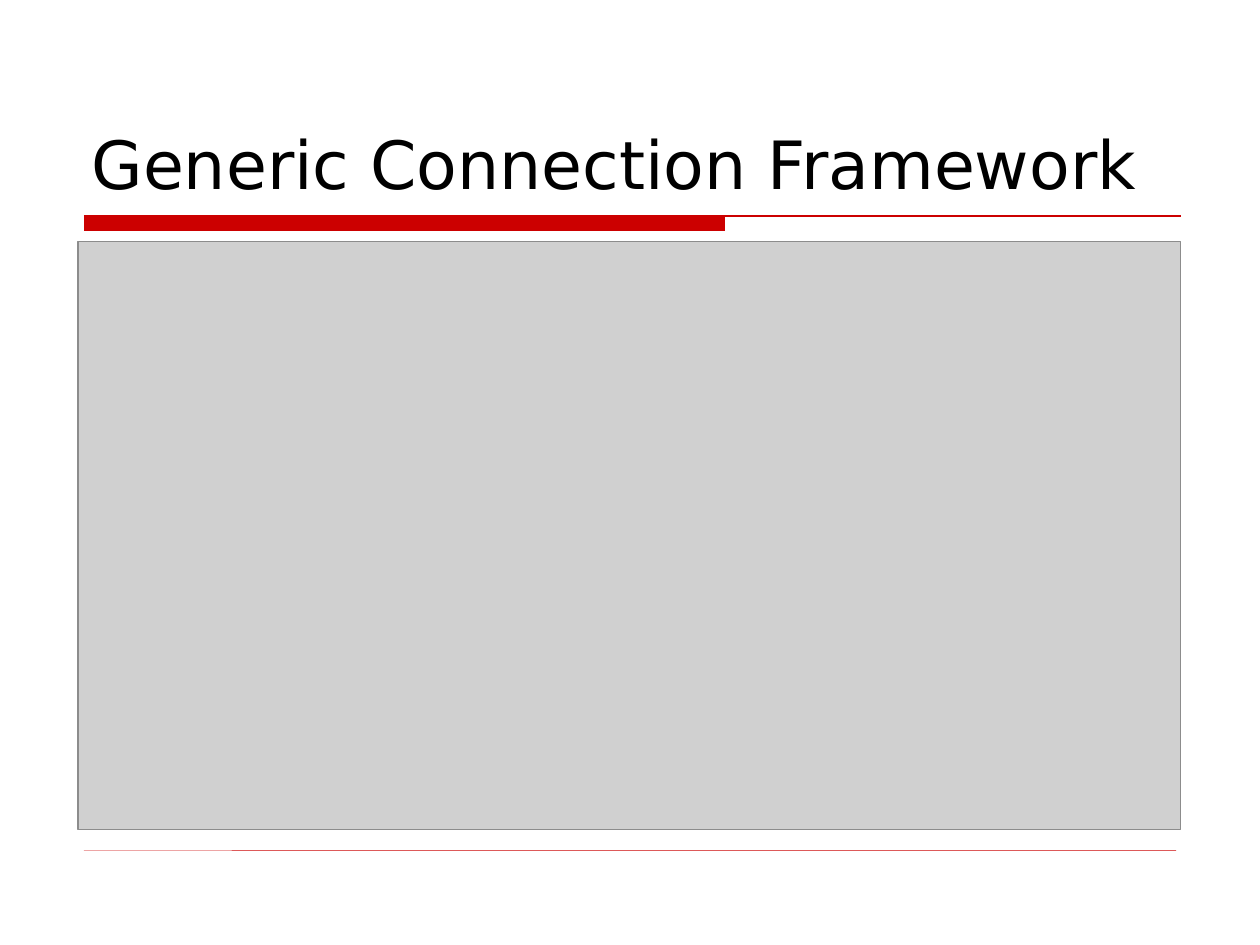
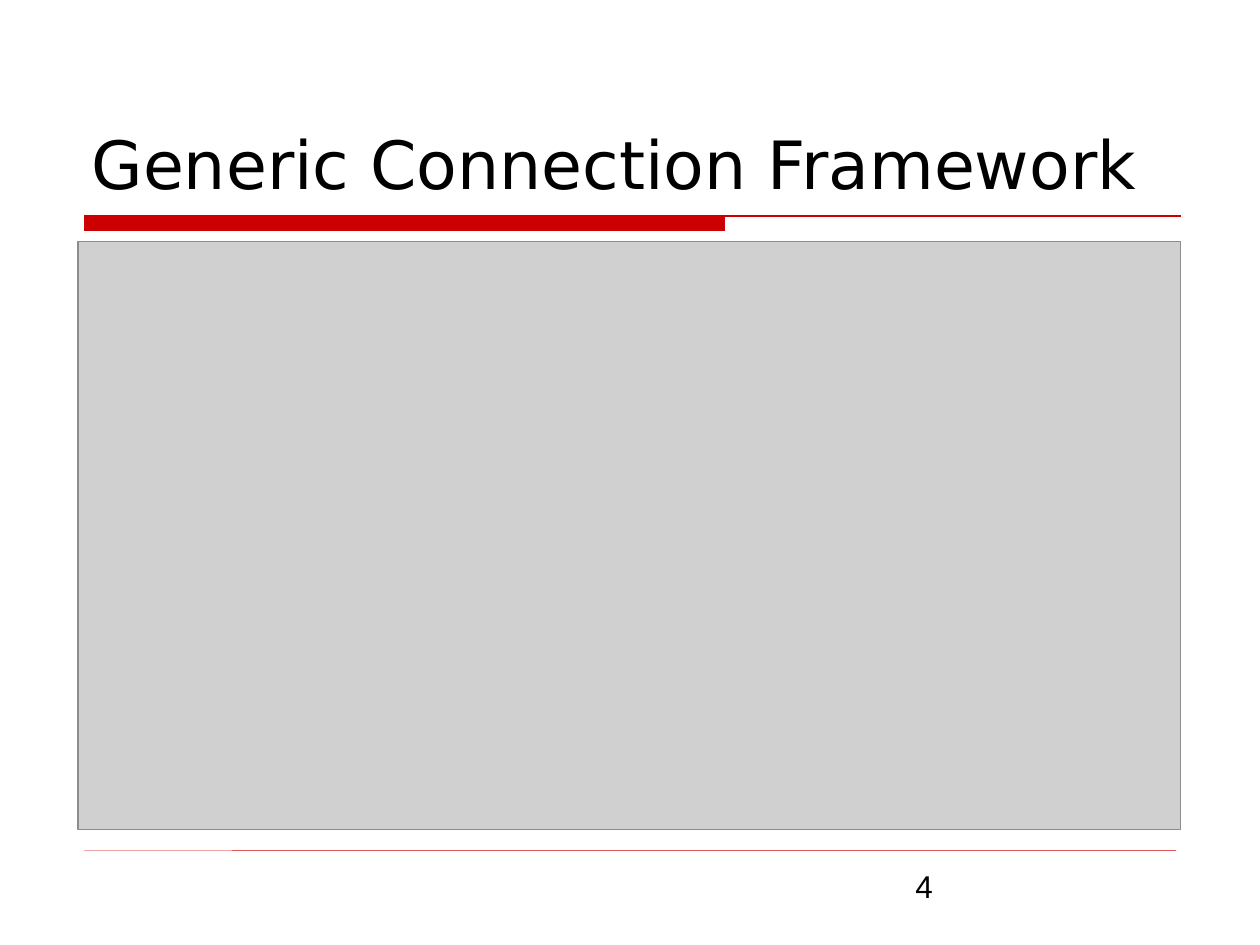
Before and after one commit to phamtuanchip/labs, a slide deck: slide 4 of M1304M-C1304M/j2me/slides/Session10.ppt. Drawn at 1260x945 pixels with LibreOffice and Linux fonts; fonts in the diff are those of the drawing; grey boxes stand for pictures; background and template pictures are left out. Boxes give left, top, right and bottom in pixels: in the first picture for what was removed or moved away, otherwise in the second. Text is boxed around its words. In the diff, an @@ line names an element or a change of style, - is before the commit and + after.

```diff
--- a/M1304M-C1304M/j2me/slides/Session10.ppt
+++ b/M1304M-C1304M/j2me/slides/Session10.ppt
@@ page number at box(915, 876, 933, 898): size 24 to 18 pt, font Times New Roman to Arial, text colour #FFFFFF to #000000 @@
```
Also in this commit, not shown: 13 other slides changed, 21 other files.
